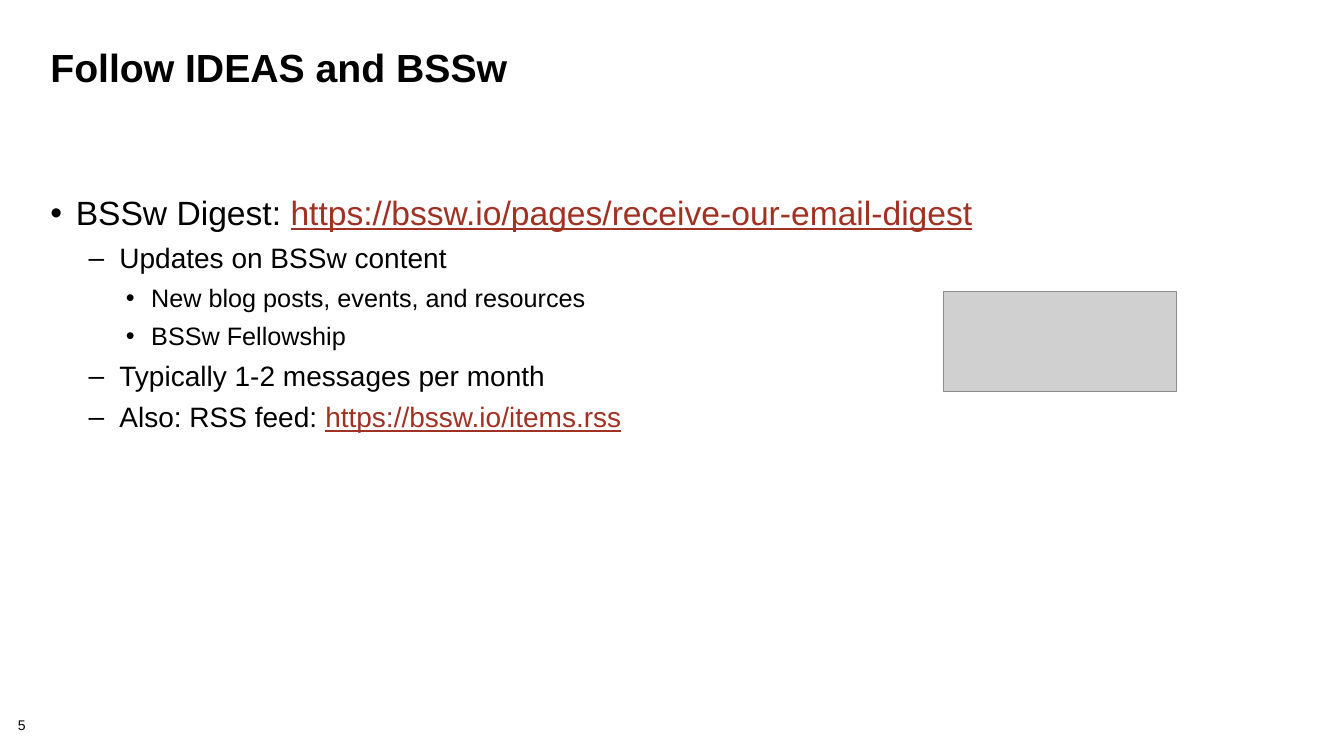
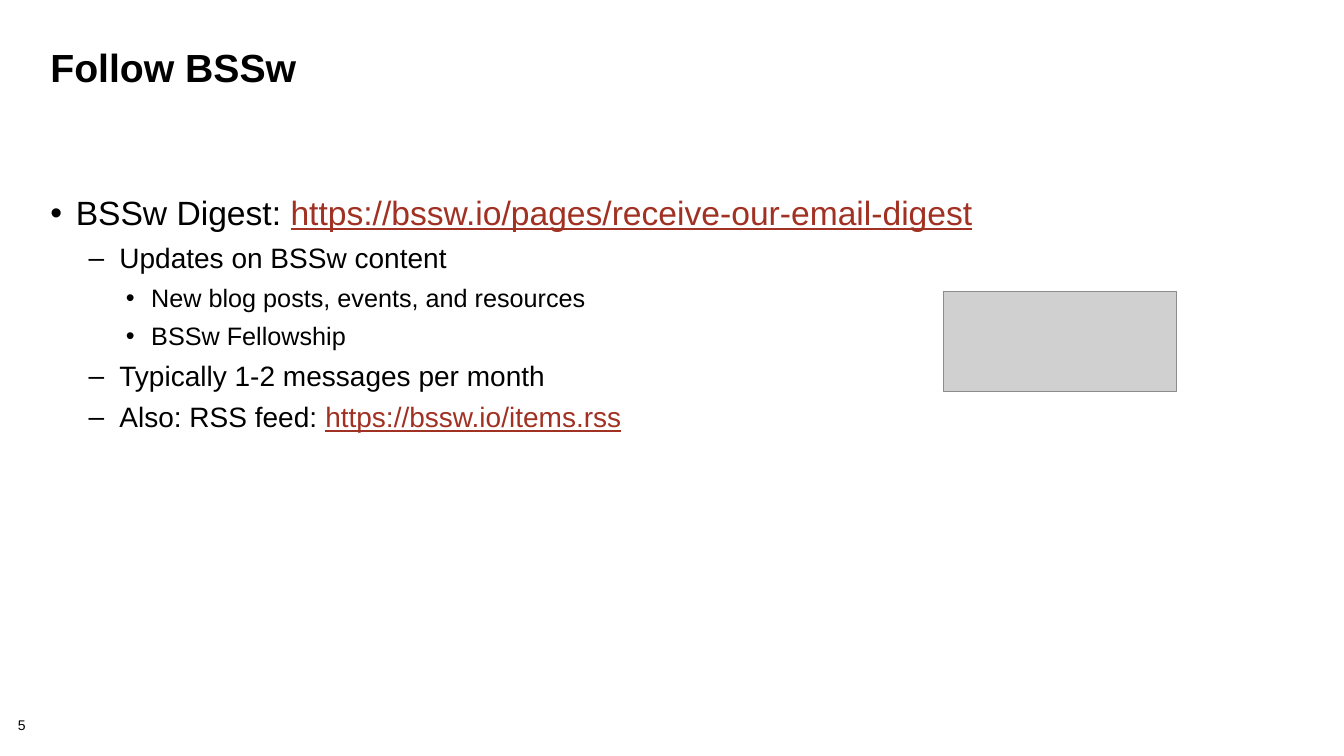
Before and after one commit to bssw-tutorial/presentations, a slide deck: slide 5 of intro-a.pptx. Drawn at 1344x756 pixels with LibreOffice and Linux fonts; fonts in the diff are those of the drawing; grey boxes stand for pictures. Boxes give left, top, right and bottom in pixels: in the first picture for what was removed or moved away, otherwise in the second. Text is boxed around its words. In the diff, an @@ line names an element or a change of style, - is before the commit and + after.

```diff
--- a/intro-a.pptx
+++ b/intro-a.pptx
@@ title at bbox=[50, 53, 296, 83]: text changed @@
-Follow IDEAS and BSSw
+Follow BSSw
```
Also in this commit, not shown: 3 other slides changed, 7 other files.
